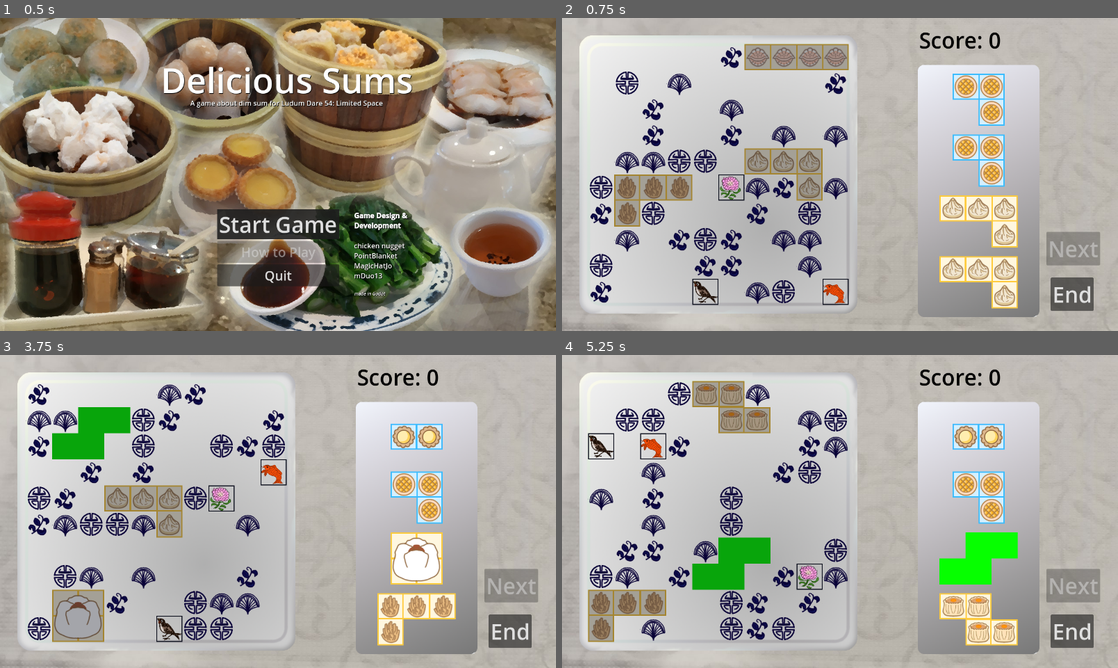
Above: before the commit, frames 1-4 (two rows, left to right).
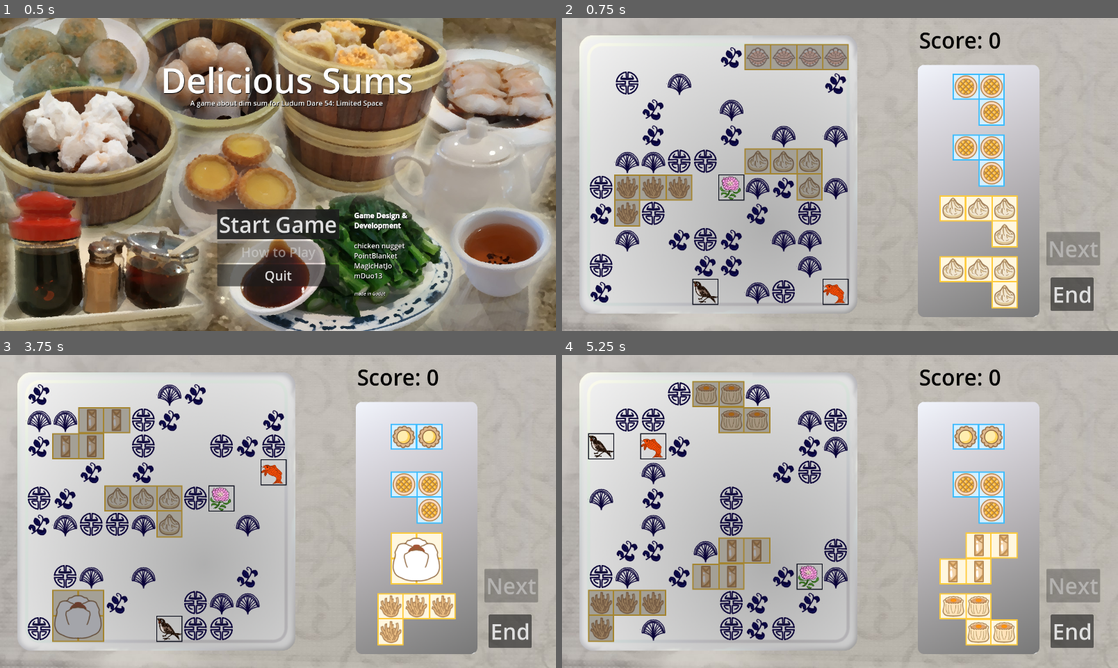
Above: after the commit, the same moments.

Repository: mDuo13/ld54
Game: Godot game, scene res://scenes/title_screen.tscn
Same seed, same stepped clock (60 frames per second), same inputs: the game is played once before the commit and once after it.
Inputs:
- Up to frame 1 (0.5 s): no input
- Up to frame 2 (0.75 s): click "Start Game" at 0.5 s
- Up to frame 3 (3.75 s): click "End" at 1.25 s; click "Order Again" at 2 s; click "End" at 2.75 s; click "Order Again" at 3.5 s
- Up to frame 4 (5.25 s): click "End" at 4.25 s; click "Order Again" at 5 s

Frame 1 is identical in both runs. In frame 2, 0.3% of the frame differs, in the area x 9-23%, y 50-65%; in frame 3, 2.0%; in frame 4, 3.4%, in the area x 5-82%, y 56-90%.

Commit message:
Add visual effects for scoring

Diff:
--- /dev/null
+++ b/assets/rainbow.tres
@@ -0,0 +1,6 @@
+[gd_resource type="Gradient" format=3 uid="uid://dypommc2c87ov"]
+
+[resource]
+resource_name = "RainbowGradient"
+offsets = PackedFloat32Array(0, 0.179487, 0.365385, 0.580128, 0.762821, 0.916667, 1)
+colors = PackedColorArray(1, 0, 0, 1, 0.906226, 0.438163, 3.85046e-07, 1, 1, 1, 0.0784314, 1, 0, 0.780392, 0, 1, 0, 0, 1, 1, 0.472709, 0.175097, 0.453681, 1, 0.360784, 0, 0.533333, 1)
--- /dev/null
+++ b/assets/rainbow_gradient.tres
@@ -0,0 +1,6 @@
+[gd_resource type="GradientTexture1D" load_steps=2 format=3 uid="uid://dopmld6cgylj8"]
+
+[ext_resource type="Gradient" uid="uid://dypommc2c87ov" path="res://assets/rainbow.tres" id="1_othtv"]
+
+[resource]
+gradient = ExtResource("1_othtv")
--- /dev/null
+++ b/scenes/particles_1.gd
@@ -0,0 +1,30 @@
+extends GPUParticles2D
+
+const COLOR_BASIC = Color("#42bbff")
+const COLOR_ADVANCED = Color("#ffcb3e")
+const COLOR_RAINBOW = preload("res://assets/rainbow.tres")
+
+@onready var countdown = lifetime
+func _ready():
+	emitting = true # for some reason the editor keeps turning this off
+
+func _process(delta):
+	if not self.emitting:
+		if lifetime < delta:
+			queue_free()
+		else:
+			lifetime -= delta
+
+func set_type(t: String) -> void:
+	if t == "basic":
+		process_material.color = COLOR_BASIC
+		amount = 50
+	elif t == "advanced":
+		process_material.color = COLOR_ADVANCED
+		amount = 150
+	elif t == "special":
+		process_material.color_initial_ramp = COLOR_RAINBOW
+		amount = 150
+		lifetime = 0.5
+	else:
+		print("unknown particle setting:", t)
--- /dev/null
+++ b/scenes/particles_1.tscn
@@ -0,0 +1,27 @@
+[gd_scene load_steps=3 format=3 uid="uid://c11lgj2eqjn60"]
+
+[ext_resource type="Script" path="res://scenes/particles_1.gd" id="1_lxyh6"]
+
+[sub_resource type="ParticleProcessMaterial" id="ParticleProcessMaterial_dqba8"]
+particle_flag_disable_z = true
+direction = Vector3(1, -1, 0)
+spread = 180.0
+gravity = Vector3(0, 0, 0)
+initial_velocity_min = 150.0
+initial_velocity_max = 150.0
+orbit_velocity_min = 0.0
+orbit_velocity_max = 0.0
+linear_accel_min = 10.0
+linear_accel_max = 15.0
+scale_min = 2.0
+scale_max = 2.0
+color = Color(0.258824, 0.733333, 1, 1)
+
+[node name="ScoreParticles" type="GPUParticles2D"]
+z_index = 9
+emitting = false
+amount = 75
+process_material = SubResource("ParticleProcessMaterial_dqba8")
+lifetime = 0.25
+one_shot = true
+script = ExtResource("1_lxyh6")
--- a/scenes/piece.tscn
+++ b/scenes/piece.tscn
@@ -1,7 +1,8 @@
-[gd_scene load_steps=3 format=3 uid="uid://c8ct35hekt7nb"]
+[gd_scene load_steps=4 format=3 uid="uid://c8ct35hekt7nb"]
 
 [ext_resource type="Script" path="res://scripts/piece.gd" id="1_c74nc"]
 [ext_resource type="Texture2D" uid="uid://d33xnwoinj2ew" path="res://assets/2_Piece.png" id="1_x6ncf"]
+[ext_resource type="Texture2D" uid="uid://dopmld6cgylj8" path="res://assets/rainbow_gradient.tres" id="3_x73q6"]
 
 [node name="Piece" type="CharacterBody2D"]
 z_index = 4
@@ -11,6 +12,14 @@
 script = ExtResource("1_c74nc")
 
 [node name="Sprite2D" type="Sprite2D" parent="."]
+clip_children = 2
 texture = ExtResource("1_x6ncf")
 
+[node name="Rainbow" type="Sprite2D" parent="Sprite2D"]
+visible = false
+modulate = Color(1, 1, 1, 0.376471)
+position = Vector2(0.999985, 2.99998)
+scale = Vector2(2, 360)
+texture = ExtResource("3_x73q6")
+
 [node name="CollisionPolygon2D" type="CollisionPolygon2D" parent="."]
--- a/scripts/piece.gd
+++ b/scripts/piece.gd
@@ -256,6 +256,9 @@
 	input_pickable = false
 	remove_from_group("Unplaced Pieces")
 	z_index = 3
+
+func sparkle():
+	$Sprite2D/Rainbow.visible = true
 
 func _process(_delta):
 	if (mouse_over && !dragging && Input.is_action_just_pressed("select")):
--- a/scripts/plate.gd
+++ b/scripts/plate.gd
@@ -34,7 +34,8 @@
 	"special_3": Vector2(2, 1),
 	"basic": Vector2(3,3),
 	"advanced": Vector2(2,3),
-	"xmark": Vector2(0,2)
+	"xmark": Vector2(0,2),
+	"shiny": Vector2(1,2)
 }
 
 const FOODS = {
@@ -52,6 +53,8 @@
 	"special_2": 1,
 	"special_3": 1
 }
+
+var SCORE_PARTICLES = preload("res://scenes/particles_1.tscn")
 
 var unscored_specials = {}
 var scored_specials = []
@@ -148,6 +151,9 @@
 	var food_tile = TILE_TYPES[food]
 	$PlateGrid.set_cell(LAYER_FOOD, coords, TILE_SRC, food_tile)
 
+func make_shiny(coords: Vector2i):
+	$PlateGrid.set_cell(LAYER_FOOD, coords, TILE_SRC, TILE_TYPES["shiny"])
+
 func adjacent_to_color(coords: Vector2i, color: String) -> bool:
 	var color_i = FOODS[color]
 	for d in ORTHAGONAL_DIRS:
@@ -201,6 +207,8 @@
 			scored_specials[sname] = special
 			unscored_specials.erase(sname)
 			print("Woo! Scored a special @", special.coords)
+			make_shiny(special.coords)
+			animate_particles(special.coords, "special")
 			AudioManager.add_bonus_track(sname)
 			emit_signal("score_bonus", sname, special)
 
@@ -271,6 +279,7 @@
 		if scoring_at(set_coords) == 1: # Regular space, add to score
 			bump_score += piece.score_value()
 			ScoreSaver.symbols_scored += 1
+			animate_particles(set_coords, color)
 		notify_adjacent_specials(set_coords, piece)
 	if bump_score:
 		piece.points_scored = bump_score
@@ -300,6 +309,12 @@
 				sp.pieces.append(piece)
 
 
+func animate_particles(coords: Vector2i, type="basic") -> void:
+	var emitter = SCORE_PARTICLES.instantiate()
+	$PlateGrid.add_child(emitter)
+	emitter.position = $PlateGrid.map_to_local(coords)
+	emitter.set_type(type)
+
 func _on_piece_move():
 	wipe_xs()
 
@@ -308,6 +323,7 @@
 	var points_added = 0
 	for piece in special_deets.pieces:
 		points_added += piece.points_scored * (BONUS_MULTIPLIER-1)
+		piece.sparkle()
 	ScoreSaver.specials_scored += 1
 	ScoreSaver.points_from_specials += points_added
 	ScoreSaver.total_score += points_added
Binary file changed: assets/L_Piece.png
Binary file changed: assets/S_Piece.png
Binary file changed: assets/board_tiles.png
Not shown, changed: rr-todo.txt
Not shown, changed: assets/sources/board_tiles.xcf
